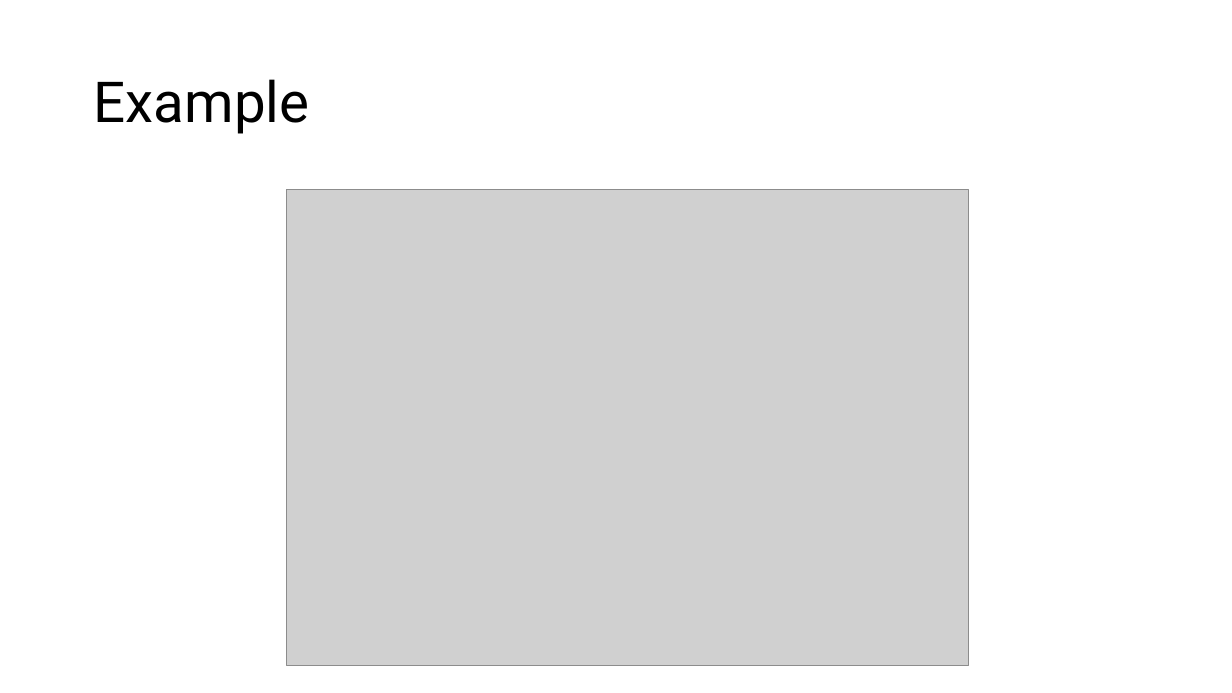
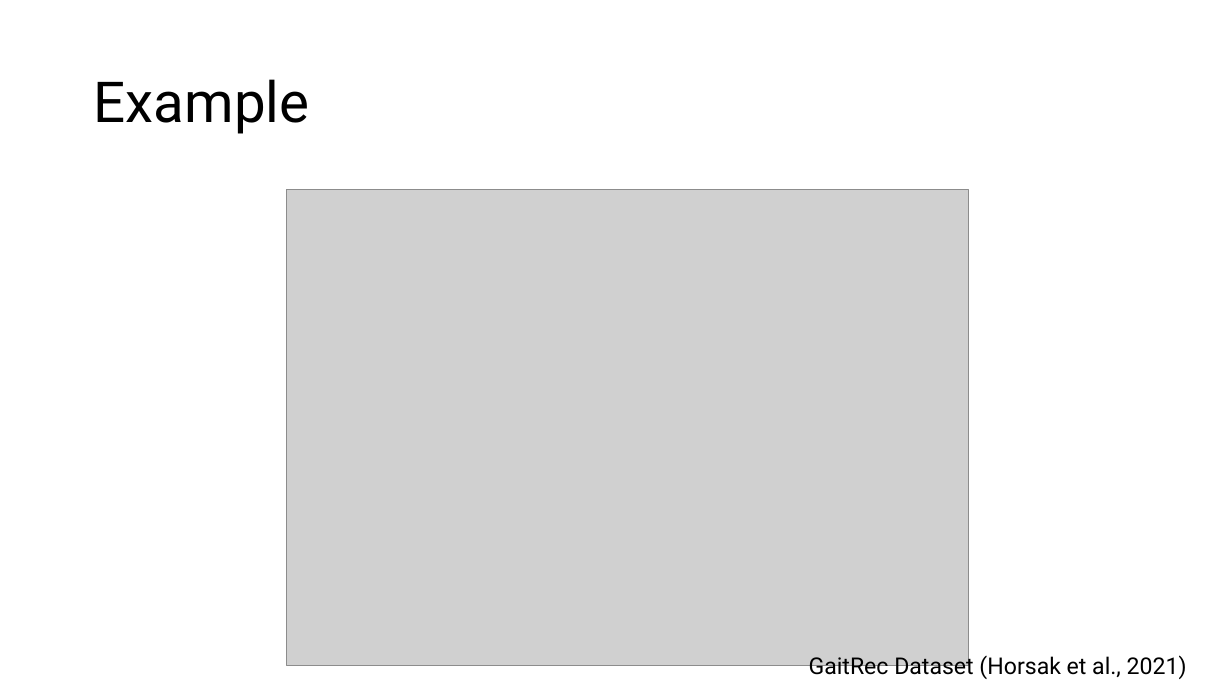
Before and after one commit to edwardgunning/ISBS-Short-Course, a slide deck: slide 11 of slides/05-fregression.pptx (slide 10 before the commit). Drawn at 1232x693 pixels with LibreOffice and Linux fonts; fonts in the diff are those of the drawing; grey boxes stand for pictures; background and template pictures are left out. Boxes give left, top, right and bottom in pixels: in the first picture for what was removed or moved away, otherwise in the second. Text is boxed around its words. In the diff, an @@ line names an element or a change of style, - is before the commit and + after.

```diff
--- a/slides/05-fregression.pptx
+++ b/slides/05-fregression.pptx
@@ text added at [809,654,1187,680], 18 pt, text #000000 @@
+GaitRec Dataset (Horsak et al., 2021)
```
Also in this commit, not shown: 3 other slides changed, 3 slides added, 6 other files.
